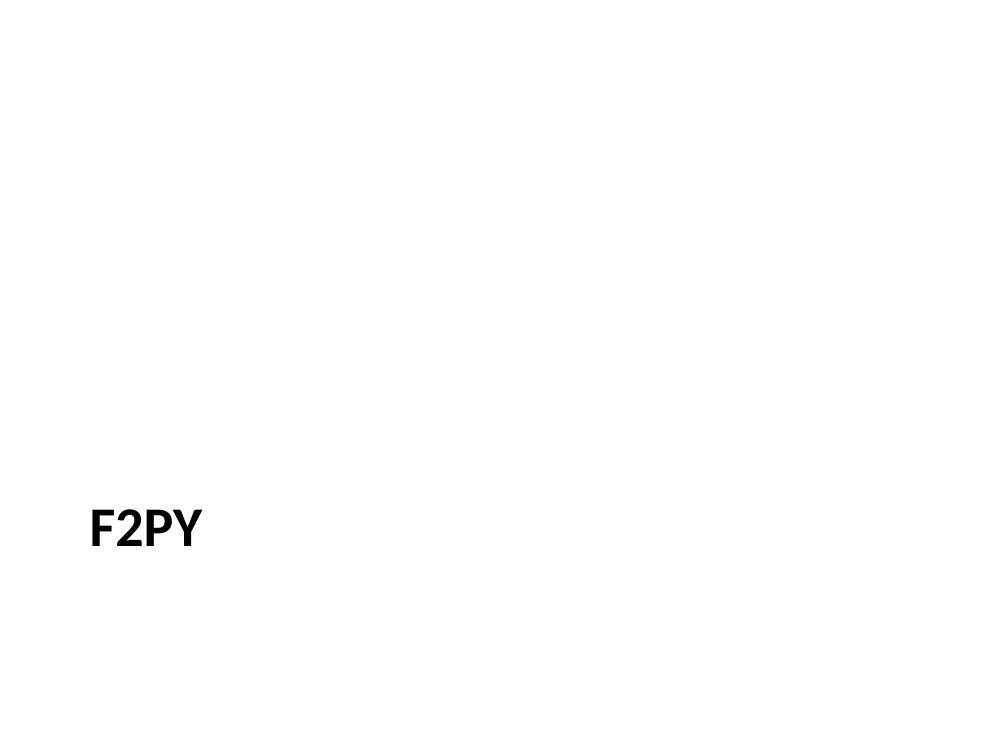
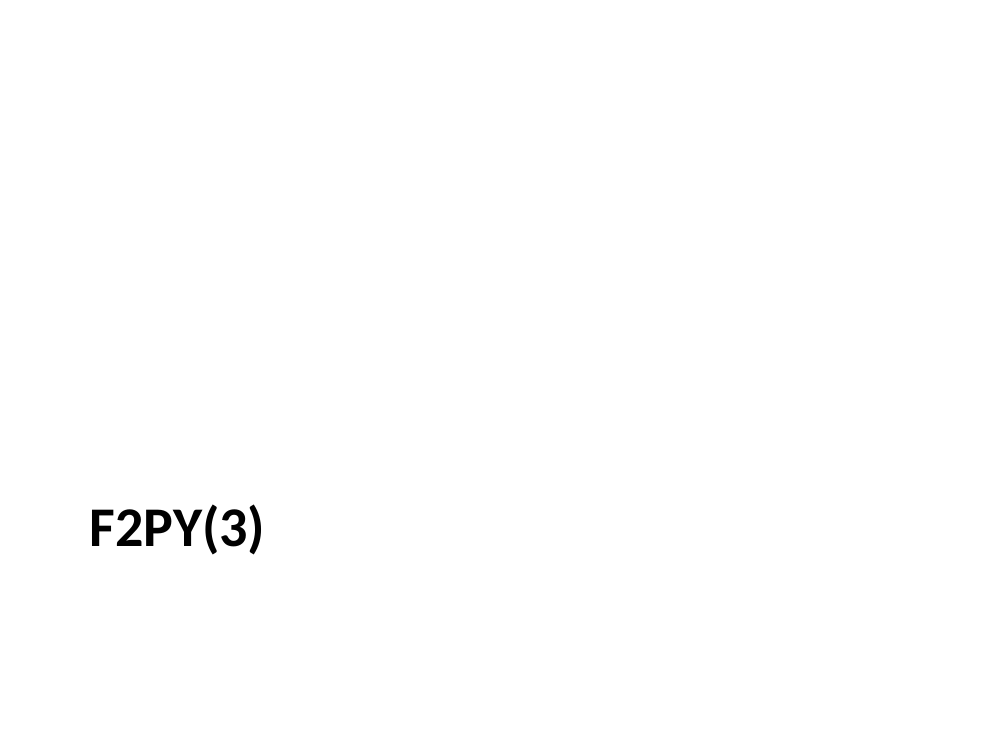
Before and after one commit to gjbex/training-material, a slide deck: slide 26 of Python/Interfacing_C_C++_Fortran/python-interfacing.pptx. Drawn at 1008x756 pixels with LibreOffice and Linux fonts; fonts in the diff are those of the drawing. Boxes give left, top, right and bottom in pixels: in the first picture for what was removed or moved away, otherwise in the second. Text is boxed around its words. In the diff, an @@ line names an element or a change of style, - is before the commit and + after.

```diff
--- a/Python/Interfacing_C_C++_Fortran/python-interfacing.pptx
+++ b/Python/Interfacing_C_C++_Fortran/python-interfacing.pptx
@@ title at [90, 504, 266, 555]: text changed @@
-F2PY
+F2PY(3)
```
Also in this commit, not shown: 7 other slides changed.
